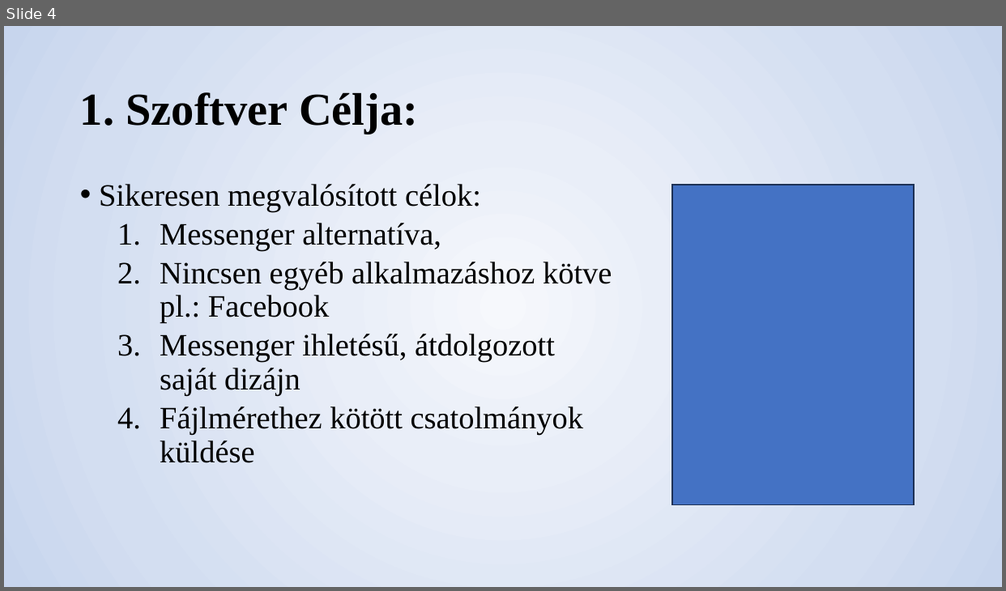
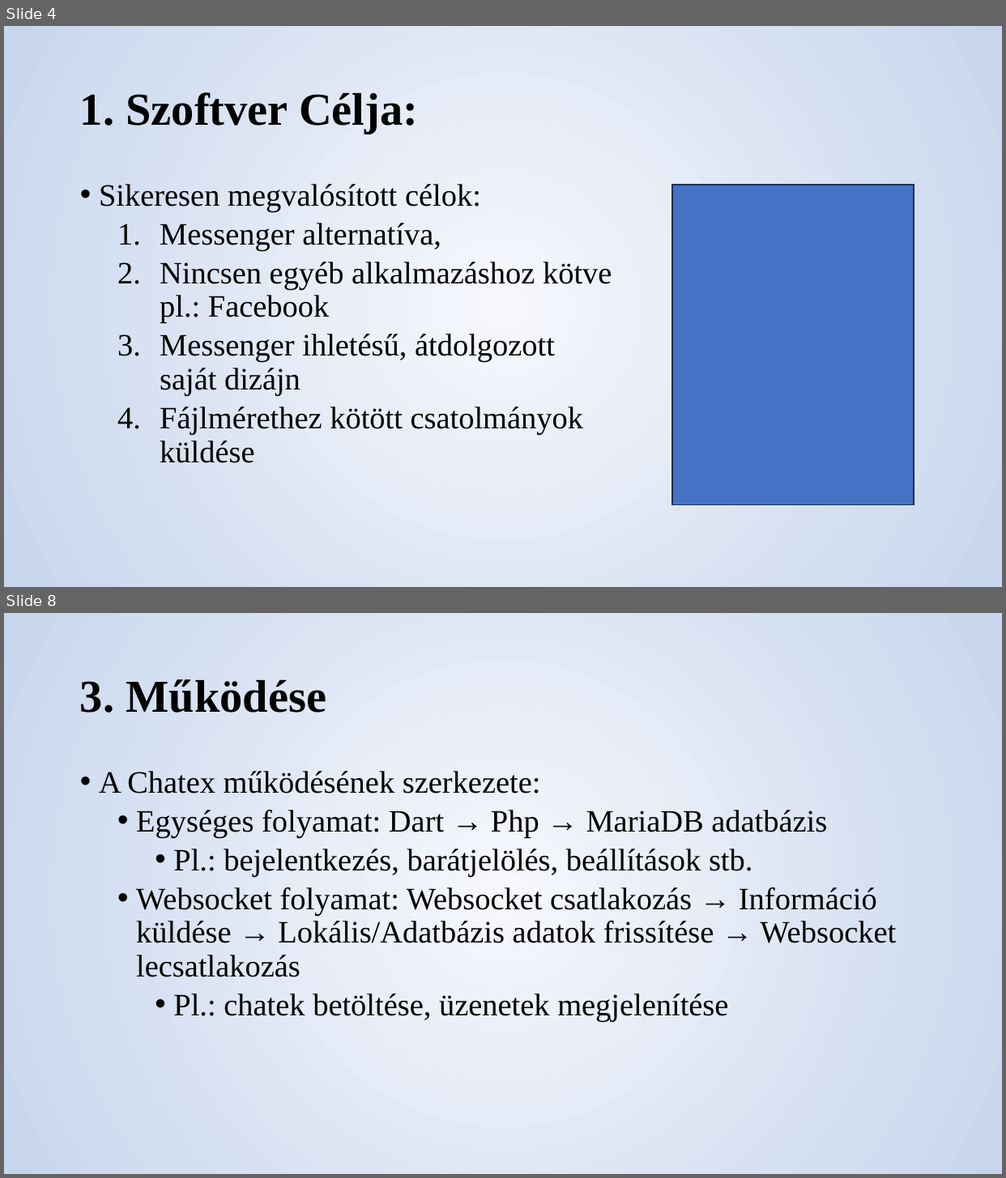
Before and after one commit to smolelevent/Messengeres-vizsgaremek, a slide deck: Chatex dokumentáció/presentation.pptx. Shown one above the other, each under a label of ours: slide 4 before the commit, slides 4 and 8 after it; the slides between them are not shown. The pictures are 1006x591 and 1006x1178 pixels, drawn with LibreOffice and Linux fonts; fonts in the diff are those of the drawing. Boxes give left, top, right and bottom in pixels: in the first picture for what was removed or moved away, otherwise in the second. Text is boxed around its words. In the diff, an @@ line names an element or a change of style, - is before the commit and + after.

```diff
--- a/Chatex dokumentáció/presentation.pptx
+++ b/Chatex dokumentáció/presentation.pptx
@@ slide 8 added at box(4, 613, 1002, 1174), background gradient #F6F8FC to #E9EEF8 to #D3DEF1 to #C7D5ED @@
@@ title added at box(80, 679, 326, 713), 44 pt, text #000000, bold @@
+3. Működése
@@ text added at box(99, 771, 896, 1022), 30 pt, text #000000 @@
+• A Chatex működésének szerkezete:
+  • Egységes folyamat: Dart → Php → MariaDB adatbázis
+    • Pl.: bejelentkezés, barátjelölés, beállítások stb.
+  • Websocket folyamat: Websocket csatlakozás → Információ küldése → Lokális/Adatbázis adatok frissítése → Websocket lecsatlakozás
+    • Pl.: chatek betöltése, üzenetek megjelenítése
```
Also in this commit, not shown: 2 slides changed, 4 other slides added, 4 slides removed, 14 other files.
